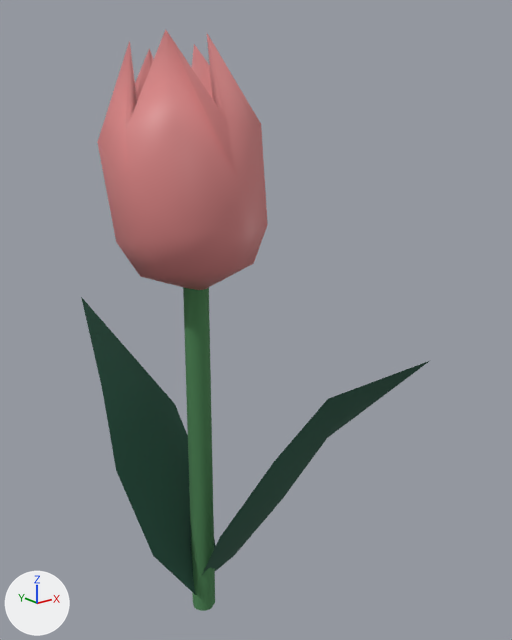
Before and after pictures for a commit that changed the FBX model Assets/Users/Eden/Meshes/Flower2.fbx.
Camera for both pictures: a camera (50 mm lens) standing at (-0.82, -1.194, 1.2) and looking at (0.131, -0.005, 0.724). The axes (+X, +Y, +Z) are drawn at lower left. The lights are the same throughout. Where no turn or scale is listed for an object, it has been applied to the vertices.

The older version as bpy lines, for what is in view:
```python
mat_flower2_leaves = principled_material('flower2 leaves')
mat_flower2_leaves.base_color = (0.698, 0.231, 0.231)  # pink #da8484
mat_flower_base = principled_material('flower base')
mat_flower_base.base_color = (0.0704, 0.227, 0.0867)  # green #4b8353
mat_flower_base.roughness = 1.0
me_cube_003 = bpy.data.meshes.new('Cube.003')
me_cube_003.from_pydata(...)  # 12 vertices, 12 faces; spans x -0.194..0.218, y -0.204..0.161, z -0.318..0.283
me_cube_003.materials.append(mat_green)  # dark green #265543
me_cylinder_010 = bpy.data.meshes.new('Cylinder.010')
me_cylinder_010.from_pydata(...)  # 67 vertices, 80 faces; spans x -0.163..0.163, y -0.171..0.193, z -0.184..0.335
me_cylinder_010.materials.append(mat_flower2_leaves)  # pink #da8484
me_cylinder_011 = bpy.data.meshes.new('Cylinder.011')
me_cylinder_011.from_pydata(...)  # 15 vertices, 8 faces; spans x -0.026..0.028, y -0.025..0.029, z -0.418..0.477
me_cylinder_011.materials.append(mat_flower_base)  # green #4b8353
ob_cube_101 = bpy.data.objects.new('Cube.101', me_cube_003)
ob_cube_101.location = (0.173, -0.089, 0.368)
ob_cylinder_001 = bpy.data.objects.new('Cylinder.001', me_cylinder_010)
ob_cylinder_001.location = (0.004, 0.058, 0.989)
ob_cylinder_002 = bpy.data.objects.new('Cylinder.002', me_cylinder_011)
ob_cylinder_002.location = (0.001, 0.039, 0.417)
# also in view: 'Cube.021' at (-0.056, 0.16, 0.389)
```
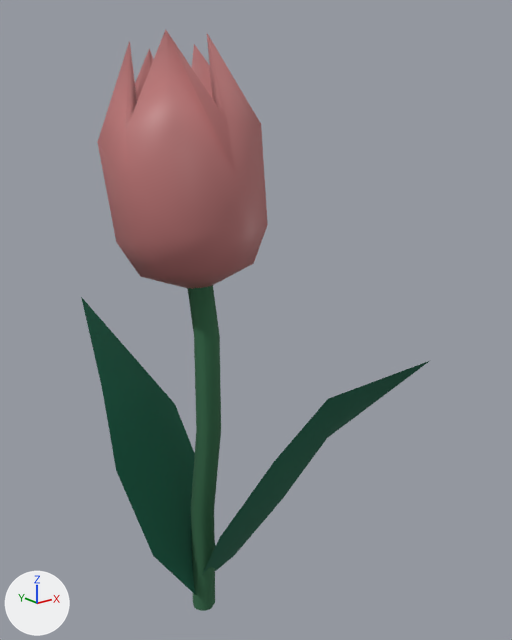
The newer file is also turned or shifted as a whole; pictures and numbers use the older file's frame.

What differs and where, as boxes (x1, y1, x2, y2) in the pictures (512 x 640 px):
```json
{"object": "Cylinder.001", "change": "recoloured", "before": [97, 30, 268, 290], "after": [97, 30, 268, 290]}
{"object": "Cylinder.002", "change": "recoloured, reshaped", "before": [183, 287, 215, 611], "after": [187, 285, 221, 611]}
```

Scene script edits in JSON lines:
```json
{"op": "set", "path": "mat_flower_base.base_color", "old": "(0.0704, 0.227, 0.0867)", "new": "(0.0327, 0.138, 0.0637)", "note": "green #4b8353 -> dark green #336847"}
{"op": "set", "path": "mat_flower2_leaves.base_color", "old": "(0.698, 0.231, 0.231)", "new": "(0.497, 0.175, 0.175)", "note": "pink #da8484 -> pink #bb7474"}
{"block": "me_cylinder_011", "where": "# used by ob_cylinder_002; location = (0.001, 0.039, 0.417)"}
{"op": "remove", "block": "me_cylinder_011", "code": "me_cylinder_011.from_pydata(...)  # 15 vertices, 8 faces; spans x -0.026..0.028, y -0.025..0.029, z -0.418..0.477"}
{"op": "add", "block": "me_cylinder_011", "code": "me_cylinder_011.from_pydata(...)  # 39 vertices, 32 faces; spans x -0.026..0.028, y -0.062..0.029, z -0.418..0.477"}
{"block": "me_cylinder_011", "change": "me_cylinder_011 part 1"}
{"block": "me_cylinder_011", "change": "8 faces are deleted"}
{"block": "me_cylinder_011", "change": "24 vertices are added at x -0.026..0.028, y -0.062..0.024, z -0.147..0.293"}
{"block": "me_cylinder_011", "change": "32 new faces join them"}
```
